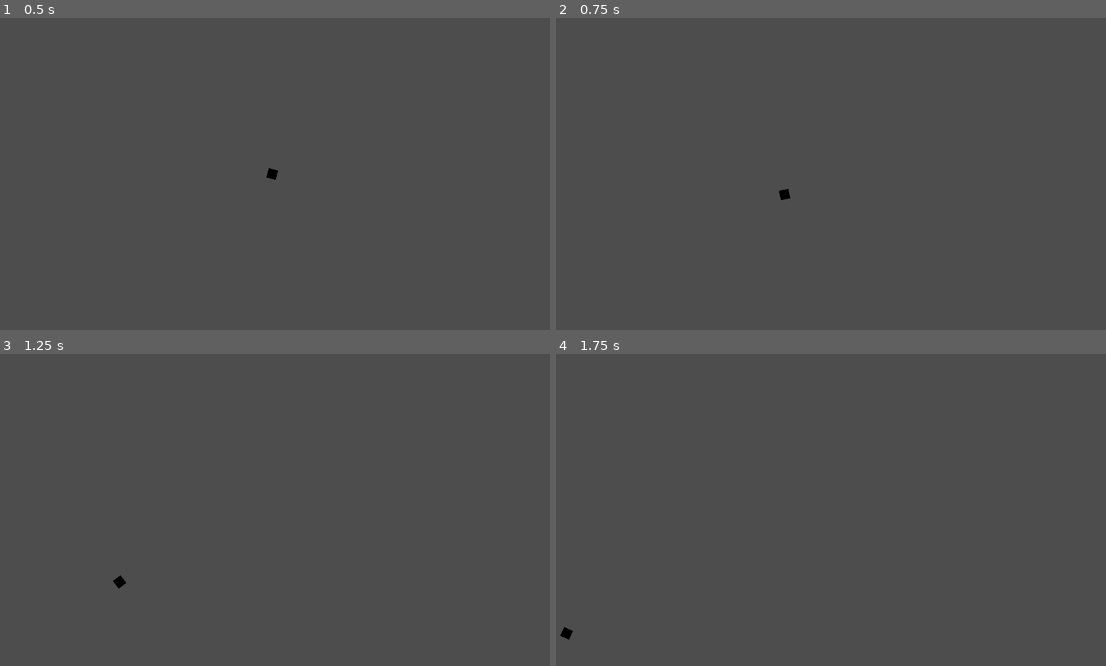
Above: before the commit, frames 1-4 (two rows, left to right).
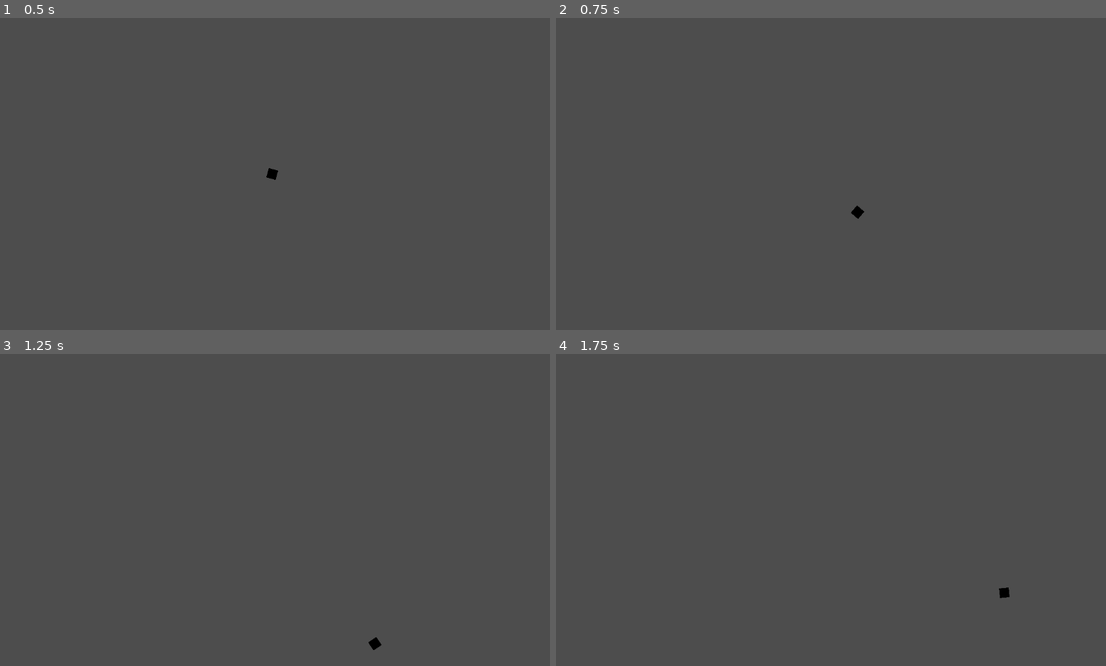
Above: after the commit, the same moments.

Repository: yungcomputerchair/pong
Game: Godot game, scene res://Scenes/game.tscn
The game is run twice, just before and just after one commit, with the same random seed, the same clock (stepped at 60 frames per second) and the same inputs.
Inputs:
- Up to frame 1 (0.5 s): no input
- Up to frame 2 (0.75 s): tap Enter at 0.5 s; hold Space from 0.53 s (still down)
- Up to frame 3 (1.25 s): keep holding Space
- Up to frame 4 (1.75 s): release Space at 1.28 s; tap Space at 1.35, 1.52 s

Frame 1 is identical in both runs. In frame 2, 0.1% of the frame differs, in the area x 40-57%, y 54-65%; in frame 3, 0.1%, in the area x 20-70%, y 71-95%; in frame 4, 0.1%.

Commit message:
World boundaries + script consolidation

Diff:
--- a/Scenes/ball.tscn
+++ b/Scenes/ball.tscn
@@ -1,12 +1,11 @@
-[gd_scene load_steps=4 format=3 uid="uid://bmq1en8ohnn3c"]
+[gd_scene load_steps=3 format=3 uid="uid://bmq1en8ohnn3c"]
 
-[ext_resource type="Script" path="res://Scripts/ball.gd" id="1_84lnt"]
 [ext_resource type="Texture2D" uid="uid://8ubkgk8l3auo" path="res://Assets/Sprites/ball.png" id="2_7nxht"]
 
 [sub_resource type="CircleShape2D" id="CircleShape2D_1r8jy"]
 
 [node name="Ball" type="Area2D"]
-script = ExtResource("1_84lnt")
+collision_mask = 0
 
 [node name="CollisionShape2D" type="CollisionShape2D" parent="."]
 shape = SubResource("CircleShape2D_1r8jy")
--- /dev/null
+++ b/Scenes/boundary.tscn
@@ -0,0 +1,9 @@
+[gd_scene load_steps=2 format=3 uid="uid://cftmanx3omg2w"]
+
+[sub_resource type="WorldBoundaryShape2D" id="WorldBoundaryShape2D_vjya4"]
+
+[node name="Boundary" type="Area2D"]
+collision_layer = 0
+
+[node name="CollisionShape2D" type="CollisionShape2D" parent="."]
+shape = SubResource("WorldBoundaryShape2D_vjya4")
--- a/Scenes/game.tscn
+++ b/Scenes/game.tscn
@@ -1,9 +1,52 @@
-[gd_scene load_steps=2 format=3 uid="uid://dsryls3x2ovo0"]
+[gd_scene load_steps=8 format=3 uid="uid://dsryls3x2ovo0"]
 
 [ext_resource type="PackedScene" uid="uid://bmq1en8ohnn3c" path="res://Scenes/ball.tscn" id="1_gpkix"]
+[ext_resource type="Script" path="res://Scripts/game.gd" id="1_qhmga"]
+[ext_resource type="PackedScene" uid="uid://cftmanx3omg2w" path="res://Scenes/boundary.tscn" id="2_5fcsp"]
+
+[sub_resource type="WorldBoundaryShape2D" id="WorldBoundaryShape2D_0dgbe"]
+distance = -325.0
+
+[sub_resource type="WorldBoundaryShape2D" id="WorldBoundaryShape2D_xgqh1"]
+normal = Vector2(0, 1)
+distance = -325.0
+
+[sub_resource type="WorldBoundaryShape2D" id="WorldBoundaryShape2D_vtayl"]
+normal = Vector2(1, 0)
+distance = -650.0
+
+[sub_resource type="WorldBoundaryShape2D" id="WorldBoundaryShape2D_vgfo6"]
+normal = Vector2(-1, 0)
+distance = -650.0
 
 [node name="Game" type="Node2D"]
+script = ExtResource("1_qhmga")
 
 [node name="Ball" parent="." instance=ExtResource("1_gpkix")]
 
 [node name="Camera2D" type="Camera2D" parent="."]
+
+[node name="BotBoundary" parent="." instance=ExtResource("2_5fcsp")]
+
+[node name="CollisionShape2D" parent="BotBoundary" index="0"]
+shape = SubResource("WorldBoundaryShape2D_0dgbe")
+
+[node name="TopBoundary" parent="." instance=ExtResource("2_5fcsp")]
+
+[node name="CollisionShape2D" parent="TopBoundary" index="0"]
+shape = SubResource("WorldBoundaryShape2D_xgqh1")
+
+[node name="LeftBoundary" parent="." instance=ExtResource("2_5fcsp")]
+
+[node name="CollisionShape2D" parent="LeftBoundary" index="0"]
+shape = SubResource("WorldBoundaryShape2D_vtayl")
+
+[node name="RightBoundary" parent="." instance=ExtResource("2_5fcsp")]
+
+[node name="CollisionShape2D" parent="RightBoundary" index="0"]
+shape = SubResource("WorldBoundaryShape2D_vgfo6")
+
+[editable path="BotBoundary"]
+[editable path="TopBoundary"]
+[editable path="LeftBoundary"]
+[editable path="RightBoundary"]
--- a/Scripts/ball.gd
+++ /dev/null
@@ -1,50 +0,0 @@
-extends Area2D
-
-var rng = RandomNumberGenerator.new()
-
-var sprite
-
-var idle
-var direction
-var speed
-
-func get_spin_speed():
-	const SPIN_SPEED_MAX = 720
-	const SPIN_SPEED_IDLE = 30
-
-	if idle:
-		return SPIN_SPEED_IDLE
-	return direction.y * SPIN_SPEED_MAX
-
-func is_idle():
-	return idle
-
-func reset():
-	idle = true
-	speed = 0
-	position = Vector2.ZERO
-
-func launch():
-	const LAUNCH_SPEED = 500
-
-	var target = Vector2(rng.randf_range(-1, 1), rng.randf_range(-1, 1))
-	direction = Vector2.ZERO.direction_to(target)
-	speed = LAUNCH_SPEED
-	idle = false
-
-# Called when the node enters the scene tree for the first time.
-func _ready():
-	sprite = find_child("Sprite2D")
-	reset()
-	set_process_input(true)
-
-# Called every frame. 'delta' is the elapsed time since the previous frame.
-func _process(delta):
-	sprite.rotate(deg_to_rad(get_spin_speed()) * delta)
-	if not idle:
-		move_local_x(speed * direction.x * delta)
-		move_local_y(speed * direction.y * delta)
-
-func _input(ev):
-	if Input.is_key_pressed(KEY_SPACE) and idle:
-		launch()
--- /dev/null
+++ b/Scripts/game.gd
@@ -0,0 +1,72 @@
+extends Node2D
+
+var rng = RandomNumberGenerator.new()
+
+var ball
+var ball_sprite
+var tbound
+var bbound
+var lbound
+var rbound
+
+var idle
+var direction
+var speed
+
+func get_spin_speed():
+	const SPIN_SPEED_MAX = 720
+	const SPIN_SPEED_IDLE = 30
+
+	if idle:
+		return SPIN_SPEED_IDLE
+	return direction.y * SPIN_SPEED_MAX
+
+func reset():
+	idle = true
+	speed = 0
+	ball.position = Vector2.ZERO
+
+func launch():
+	const LAUNCH_SPEED = 500
+
+	var target = Vector2(rng.randf_range(-1, 1), rng.randf_range(-1, 1))
+	direction = Vector2.ZERO.direction_to(target)
+	speed = LAUNCH_SPEED
+	idle = false
+
+func bounce_vert(_area):
+	direction.y = -direction.y
+
+func oob_left(_area):
+	reset()
+
+func oob_right(_area):
+	reset()
+
+# Called when the node enters the scene tree for the first time.
+func _ready():
+	ball = get_node("Ball")
+	ball_sprite = ball.get_node("Sprite2D")
+	tbound = get_node("TopBoundary")
+	bbound = get_node("BotBoundary")
+	lbound = get_node("LeftBoundary")
+	rbound = get_node("RightBoundary")
+
+	tbound.connect("area_entered", bounce_vert)
+	bbound.connect("area_entered", bounce_vert)
+	lbound.connect("area_entered", oob_left)
+	rbound.connect("area_entered", oob_right)
+
+	reset()
+	set_process_input(true)
+
+# Called every frame. 'delta' is the elapsed time since the previous frame.
+func _process(delta):
+	ball_sprite.rotate(deg_to_rad(get_spin_speed()) * delta)
+	if not idle:
+		ball.move_local_x(speed * direction.x * delta)
+		ball.move_local_y(speed * direction.y * delta)
+
+func _input(_ev):
+	if Input.is_key_pressed(KEY_SPACE) and idle:
+		launch()
